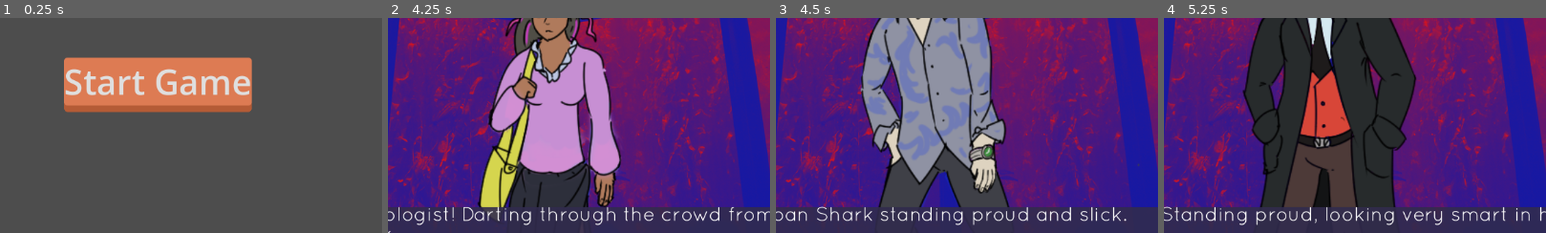
Above: before the commit, frames 1-4 (left to right).
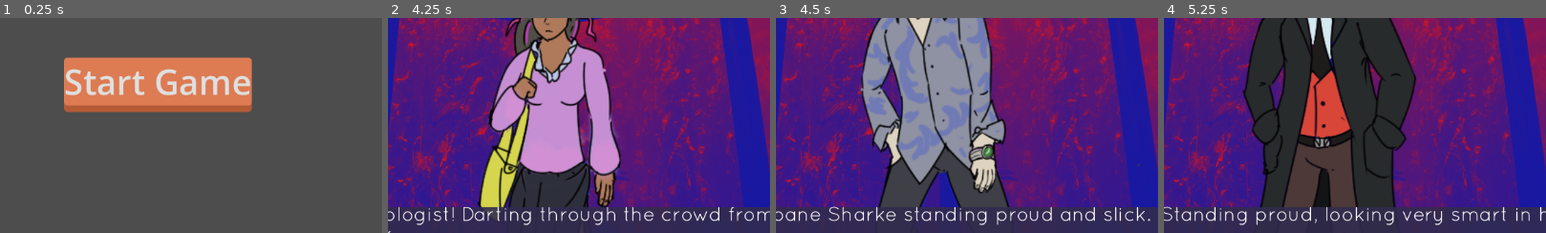
Above: after the commit, the same moments.

Repository: LeslieLlama/ConnectionsNovel
Game: Godot game, scene res://Scenes/main_menu.tscn
Two runs of this game, one before a commit and one after it. Both use one fixed random seed, a clock stepped at 60 frames per second and the inputs below.
Inputs (mouse positions are % of the whole screen's width and height, from its top left):
- Up to frame 1 (0.25 s): no input
- Up to frame 2 (4.25 s): click "Start Game" at 0.5 s; move the mouse to (72, 45) at 1.27 s; press the mouse at (72, 45) at 1.28 s; tap Enter at 2, 3.5 s; move the mouse to (30, 55) at 2.02 s; release the mouse at (30, 55) at 2.03 s; click (30, 55) at 2.1 s; tap Space at 2.75 s; move the mouse to (60, 28) at 2.77 s; press the mouse at (60, 28) at 2.78 s; move the mouse to (45, 70) at 3.52 s; release the mouse at (45, 70) at 3.53 s; click (45, 70) at 3.6 s
- Up to frame 3 (4.5 s): tap Space at 4.25 s; move the mouse to (80, 65) at 4.27 s; press the mouse at (80, 65) at 4.28 s
- Up to frame 4 (5.25 s): tap Enter at 5 s; move the mouse to (20, 35) at 5.02 s; release the mouse at (20, 35) at 5.03 s; click (20, 35) at 5.1 s
The pictures show only the part of the screen within x 29-79%, y 34-84%; the shares and areas given below are measured in that part.

Frames 1-2 are identical in both runs. In frame 3, 2.3% of the frame differs, in the area x 9-98%, y 87-97%; in frame 4, nothing differs.

Commit message:
Fixed Sloane Sharkes name

Diff:
--- a/Encounters/Encounters/00_Intro.tres
+++ b/Encounters/Encounters/00_Intro.tres
@@ -50,7 +50,7 @@
 script = ExtResource("1_n7ltg")
 speaker_sprite = ExtResource("5_lma1i")
 line_type = 2
-text = "The slick Sloan Shark standing proud and slick."
+text = "The slick Sloane Sharke standing proud and slick."
 metadata/_custom_type_script = "uid://cyus3nuisb47q"
 
 [sub_resource type="Resource" id="Resource_8uisl"]
--- a/Encounters/Encounters/03_Manager.tres
+++ b/Encounters/Encounters/03_Manager.tres
@@ -66,7 +66,7 @@
 [sub_resource type="Resource" id="Resource_oe5aj"]
 script = ExtResource("3_kloxp")
 line_type = 1
-text = "I talked to Sloan Shark, he said that Phil was taking 10%? You still got 90% that sounds pretty good?"
+text = "I talked to Sloane Sharke, he said that Phil was taking 10%? You still got 90% that sounds pretty good?"
 metadata/_custom_type_script = "uid://cyus3nuisb47q"
 
 [sub_resource type="Resource" id="Resource_0shsl"]
--- a/Encounters/Encounters/04_Manager.tres
+++ b/Encounters/Encounters/04_Manager.tres
@@ -66,7 +66,7 @@
 [sub_resource type="Resource" id="Resource_oe5aj"]
 script = ExtResource("3_p0tas")
 line_type = 1
-text = "I talked to Sloan Shark, he said that Phil was taking 10%? You still got 90% that sounds pretty good?"
+text = "I talked to Sloane Sharke, he said that Phil was taking 10%? You still got 90% that sounds pretty good?"
 metadata/_custom_type_script = "uid://cyus3nuisb47q"
 
 [sub_resource type="Resource" id="Resource_0shsl"]
--- a/Encounters/Encounters/05_RivalManager.tres
+++ b/Encounters/Encounters/05_RivalManager.tres
@@ -37,7 +37,7 @@
 [sub_resource type="Resource" id="Resource_vb8vc"]
 script = ExtResource("4_uwj0w")
 line_type = 2
-text = "You show Sloan Shark the finance notes that Sloan wrote."
+text = "You show Sloane Sharke the finance notes that Sloan wrote."
 metadata/_custom_type_script = "uid://cyus3nuisb47q"
 
 [sub_resource type="Resource" id="Resource_uwj0w"]
--- a/Encounters/Encounters/06_Manager.tres
+++ b/Encounters/Encounters/06_Manager.tres
@@ -56,7 +56,7 @@
 [sub_resource type="Resource" id="Resource_0q05d"]
 script = ExtResource("3_3aq17")
 line_type = 2
-text = "You show her the finance notes from Sloan Shark"
+text = "You show her the finance notes from Sloane Sharke"
 metadata/_custom_type_script = "uid://cyus3nuisb47q"
 
 [sub_resource type="Resource" id="Resource_u3qpv"]
Not shown: 1 places in Encounters/Encounters/00_Intro.tres that only renumber resources
Not shown: 1 places in Encounters/Encounters/02_Penguin.tres that only renumber resources
Not shown: 1 places in Encounters/Encounters/03_Penguin.tres that only renumber resources
Not shown: 1 places in Encounters/Encounters/05_Penguin.tres that only renumber resources
Not shown: 1 places in Encounters/Encounters/06_Doctor.tres that only renumber resources
Not shown: 1 places in Encounters/Encounters/06_Manager.tres that only renumber resources
Not shown: 1 places in Encounters/Encounters/06_Penguin.tres that only renumber resources
Not shown: 1 places in Endings/bad_ending.tres that only renumber resources
Not shown: 1 places in Endings/true_ending.tres that only renumber resources
